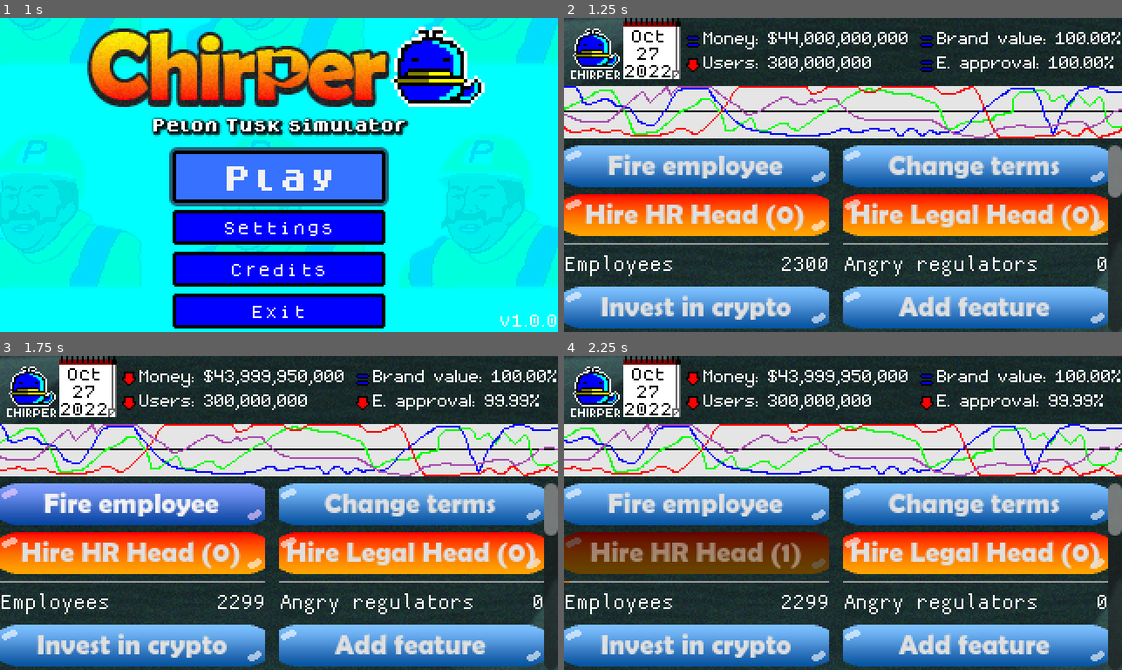
Above: before the commit, frames 1-4 (two rows, left to right).
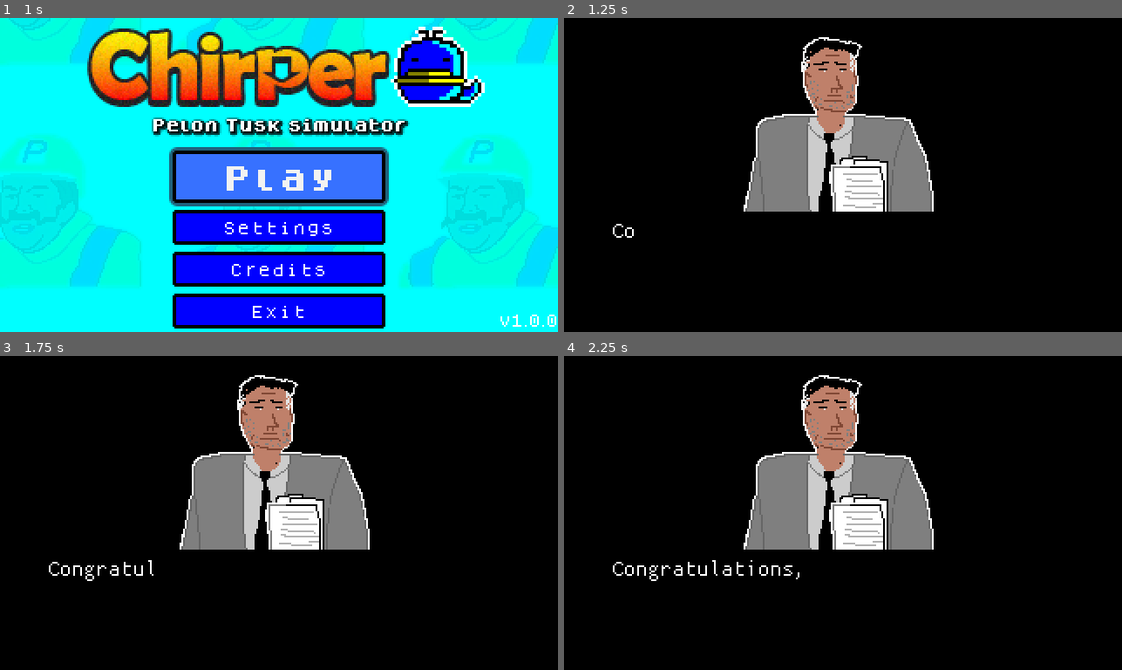
Above: after the commit, the same moments.

Repository: jynus/gmtk23
Game: Godot game, scene res://scenes/main_menu.tscn
Same seed, same stepped clock (60 frames per second), same inputs: the game is played once before the commit and once after it. Sound files missing from this copy of the repository are replaced by a short silence.
Inputs (mouse positions are in pixels of both pictures, inside the frame that each line leads up to):
- Up to frame 1 (1 s): click "Play" at 0.5 s
- Up to frame 2 (1.25 s): no input
- Up to frame 3 (1.75 s): click (133, 503) at 1.25 s, where only the run before the commit has a clickable "Fire employee"
- Up to frame 4 (2.25 s): click (697, 553) at 2 s, where only the run before the commit has a clickable "Hire HR Head (0)"

Frame 1 is identical in both runs. In frame 2, 99% of the frame differs, in the area x 0-100%, y 0-100%; in frame 3, 99%; in frame 4, 99%.

Commit message:
Uploaded version

Diff:
--- /dev/null
+++ b/godot_project/scenes/cutscene.tscn
@@ -0,0 +1,169 @@
+[gd_scene load_steps=8 format=3 uid="uid://d0gyqyxa1r5mi"]
+
+[ext_resource type="Script" path="res://scripts/cutscene.gd" id="1_sntmk"]
+[ext_resource type="Texture2D" uid="uid://wvvxjl5y5xyd" path="res://assets/sprites/icon.png" id="2_vku8q"]
+[ext_resource type="FontFile" uid="uid://clklxr6keityt" path="res://assets/fonts/basis33.ttf" id="3_ycp75"]
+[ext_resource type="Texture2D" uid="uid://c0pfmv20n8fx1" path="res://assets/sprites/lawyer.png" id="4_c8vuh"]
+
+[sub_resource type="Animation" id="Animation_3qnwx"]
+resource_name = "cutscene"
+length = 20.0
+tracks/0/type = "value"
+tracks/0/imported = false
+tracks/0/enabled = true
+tracks/0/path = NodePath("Dialog1:visible")
+tracks/0/interp = 1
+tracks/0/loop_wrap = true
+tracks/0/keys = {
+"times": PackedFloat32Array(0, 10),
+"transitions": PackedFloat32Array(1, 1),
+"update": 1,
+"values": [true, false]
+}
+tracks/1/type = "value"
+tracks/1/imported = false
+tracks/1/enabled = true
+tracks/1/path = NodePath("Dialog1/text1:visible_ratio")
+tracks/1/interp = 1
+tracks/1/loop_wrap = true
+tracks/1/keys = {
+"times": PackedFloat32Array(0, 8.2),
+"transitions": PackedFloat32Array(1, 1),
+"update": 0,
+"values": [0.0, 1.0]
+}
+tracks/2/type = "value"
+tracks/2/imported = false
+tracks/2/enabled = true
+tracks/2/path = NodePath("Dialog2/text1:visible_ratio")
+tracks/2/interp = 1
+tracks/2/loop_wrap = true
+tracks/2/keys = {
+"times": PackedFloat32Array(10, 18),
+"transitions": PackedFloat32Array(1, 1),
+"update": 0,
+"values": [0.0, 1.0]
+}
+tracks/3/type = "method"
+tracks/3/imported = false
+tracks/3/enabled = true
+tracks/3/path = NodePath(".")
+tracks/3/interp = 1
+tracks/3/loop_wrap = true
+tracks/3/keys = {
+"times": PackedFloat32Array(20),
+"transitions": PackedFloat32Array(1),
+"values": [{
+"args": [],
+"method": &"load_gameplay"
+}]
+}
+
+[sub_resource type="Animation" id="Animation_7n8j5"]
+length = 0.001
+tracks/0/type = "value"
+tracks/0/imported = false
+tracks/0/enabled = true
+tracks/0/path = NodePath("Dialog1:visible")
+tracks/0/interp = 1
+tracks/0/loop_wrap = true
+tracks/0/keys = {
+"times": PackedFloat32Array(0),
+"transitions": PackedFloat32Array(1),
+"update": 1,
+"values": [true]
+}
+tracks/1/type = "value"
+tracks/1/imported = false
+tracks/1/enabled = true
+tracks/1/path = NodePath("Dialog1/text1:visible_ratio")
+tracks/1/interp = 1
+tracks/1/loop_wrap = true
+tracks/1/keys = {
+"times": PackedFloat32Array(0),
+"transitions": PackedFloat32Array(1),
+"update": 0,
+"values": [0.0]
+}
+tracks/2/type = "value"
+tracks/2/imported = false
+tracks/2/enabled = true
+tracks/2/path = NodePath("Dialog2/text1:visible_ratio")
+tracks/2/interp = 1
+tracks/2/loop_wrap = true
+tracks/2/keys = {
+"times": PackedFloat32Array(0),
+"transitions": PackedFloat32Array(1),
+"update": 0,
+"values": [0.0]
+}
+
+[sub_resource type="AnimationLibrary" id="AnimationLibrary_y18wd"]
+_data = {
+"RESET": SubResource("Animation_7n8j5"),
+"cutscene": SubResource("Animation_3qnwx")
+}
+
+[node name="Control" type="Control"]
+layout_mode = 3
+anchors_preset = 15
+anchor_right = 1.0
+anchor_bottom = 1.0
+grow_horizontal = 2
+grow_vertical = 2
+script = ExtResource("1_sntmk")
+
+[node name="Dialog2" type="ColorRect" parent="."]
+layout_mode = 0
+offset_right = 320.0
+offset_bottom = 180.0
+color = Color(0, 0, 0, 1)
+
+[node name="Icon" type="Sprite2D" parent="Dialog2"]
+position = Vector2(164, 67)
+texture = ExtResource("2_vku8q")
+
+[node name="text1" type="RichTextLabel" parent="Dialog2"]
+offset_left = 51.0
+offset_top = 115.0
+offset_right = 273.0
+offset_bottom = 179.0
+theme_override_colors/default_color = Color(1, 1, 1, 1)
+theme_override_fonts/normal_font = ExtResource("3_ycp75")
+bbcode_enabled = true
+text = "Of course! The first thing I am going to do as CEO of [color=blue]Chirper[/color] is... [color=red]to destroy it![/color]
+Buah hah ha ha!!!!"
+visible_characters = 0
+visible_ratio = 0.0
+
+[node name="Dialog1" type="ColorRect" parent="."]
+unique_name_in_owner = true
+layout_mode = 0
+offset_right = 320.0
+offset_bottom = 180.0
+color = Color(0, 0, 0, 1)
+
+[node name="Lawyer" type="Sprite2D" parent="Dialog1"]
+position = Vector2(156, 47)
+texture = ExtResource("4_c8vuh")
+
+[node name="text1" type="RichTextLabel" parent="Dialog1"]
+layout_mode = 0
+offset_left = 27.0
+offset_top = 115.0
+offset_right = 305.0
+offset_bottom = 179.0
+theme_override_colors/default_color = Color(1, 1, 1, 1)
+theme_override_fonts/normal_font = ExtResource("3_ycp75")
+bbcode_enabled = true
+text = "Congratulations, Mr. Tusk, your 44 billion dollars made you the sole owner of [color=blue]Chirper[/color]. Do you know what are you going to do now?"
+visible_characters = 0
+visible_ratio = 0.0
+
+[node name="AnimationPlayer" type="AnimationPlayer" parent="."]
+autoplay = "cutscene"
+libraries = {
+"": SubResource("AnimationLibrary_y18wd")
+}
+
+[connection signal="gui_input" from="." to="." method="_on_gui_input"]
--- /dev/null
+++ b/godot_project/scripts/cutscene.gd
@@ -0,0 +1,15 @@
+extends Control
+
+
+# Called when the node enters the scene tree for the first time.
+func _ready():
+	BackgroundMusic.stop()
+
+
+# Called every frame. 'delta' is the elapsed time since the previous frame.
+func _process(delta):
+	if Input.is_action_pressed("ui_cancel"):
+		load_gameplay()
+
+func load_gameplay():
+	get_tree().change_scene_to_file("res://scenes/game_loop.tscn")
--- a/godot_project/scripts/main_menu.gd
+++ b/godot_project/scripts/main_menu.gd
@@ -40,7 +40,7 @@
 
 func start_new_game():
 	"""Start new play session"""
-	get_tree().change_scene_to_file("res://scenes/game_loop.tscn")
+	get_tree().change_scene_to_file("res://scenes/cutscene.tscn")
 
 func _on_credits_button_pressed():
 	blip.play()
Binary file added: godot_project/assets/sprites/lawyer.png
Not shown, added: godot_project/assets/sprites/lawyer.png.import
Not shown, added: builds/linux/chirper.pck
Not shown, added: builds/linux/chirper.x86_64
Not shown, added: builds/linux/linux.zip
Not shown, added: builds/mac/chirper.zip
Not shown, changed: builds/web/gmtk23.zip
Not shown, changed: builds/web/index.html
Not shown, changed: builds/web/index.pck
Not shown, added: builds/win/chirper.exe
Not shown, added: builds/win/chirper.pck
Not shown, added: builds/win/win.zip
(and 1 more such lines)
